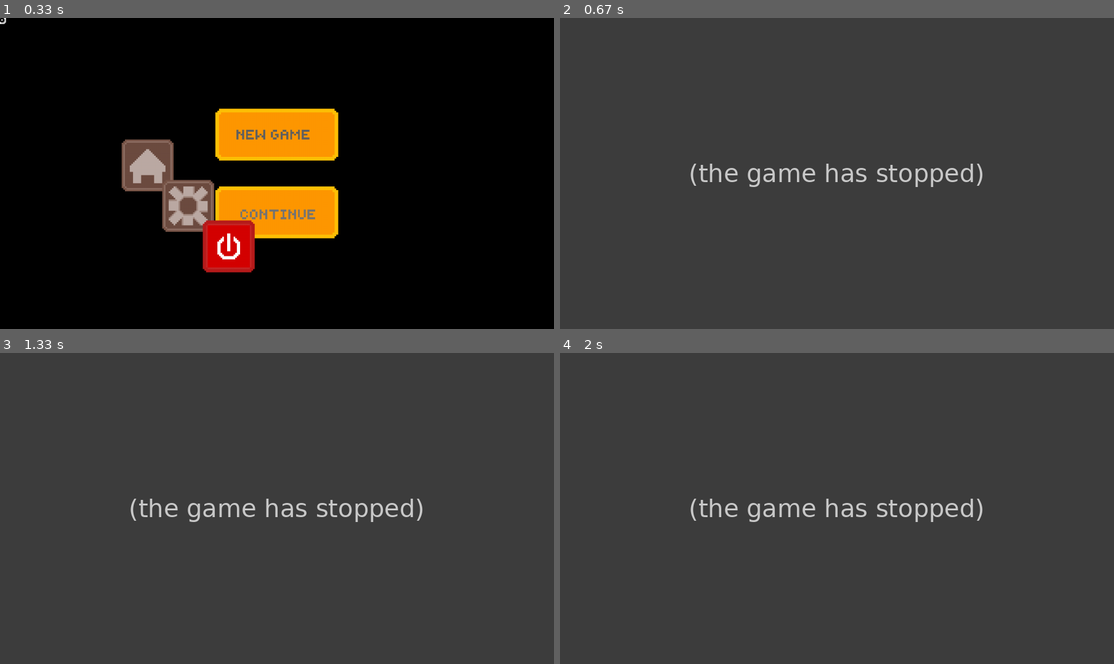
Above: before the commit, frames 1-4 (two rows, left to right).
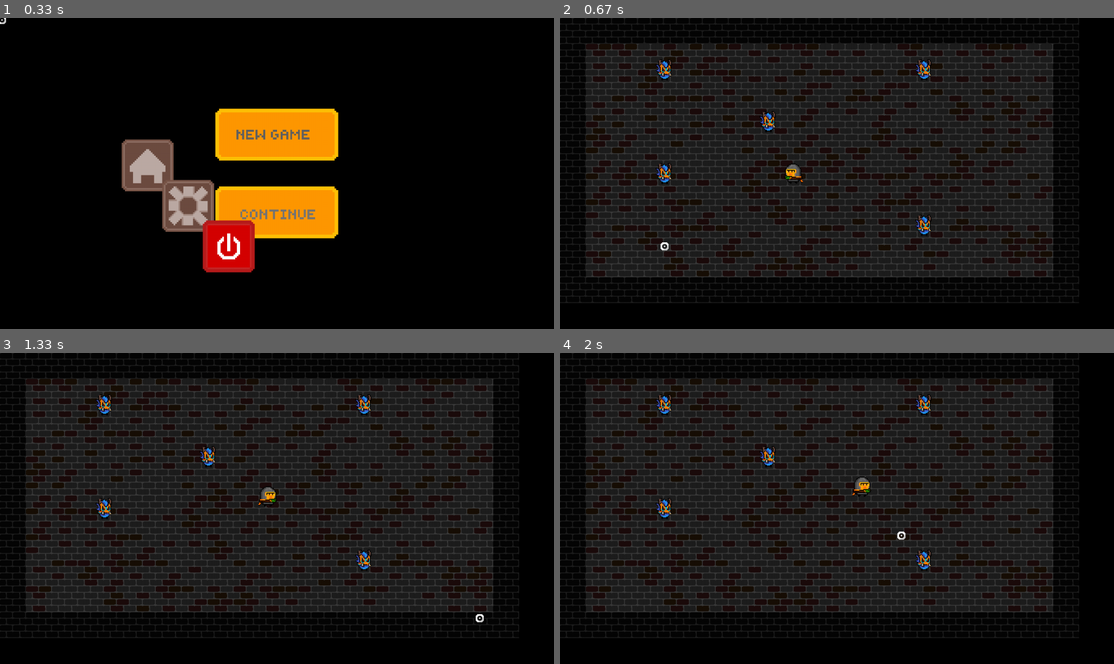
Above: after the commit, the same moments.

Repository: VladislavTuzov/PyGame
Game: pygame game, started from main.py
Same seed, same stepped clock (60 frames per second), same inputs: the game is played once before the commit and once after it.
Inputs (mouse positions are in pixels of both pictures, inside the frame that each line leads up to):
- Up to frame 1 (0.33 s): no input
- Up to frame 2 (0.67 s): press the mouse at (837, 133) at 0.37 s; move the mouse to (748, 189) at 0.47 s; release the mouse at (665, 245) at 0.6 s
- Up to frame 3 (1.33 s): hold Right 0.67-1.13 s; move the mouse to (360, 399) at 0.7 s; hold Up from 1.17 s (still down); move the mouse to (481, 617) at 1.2 s
- Up to frame 4 (2 s): release Up at 1.47 s; hold Right 1.5-1.97 s; move the mouse to (903, 536) at 1.53 s

Frame 1 is identical in both runs. In frame 2, 85% of the frame differs, in the area x 0-100%, y 0-100%; in frame 3, 85%; in frame 4, 85%.
Error before the commit: NameError: name 'Room' is not defined (gameplay.py line 13); the game stopped at 0.37 s (later frames are placeholders)

Commit message:
second fix of strange git commit

Diff:
--- a/gameplay.py
+++ b/gameplay.py
@@ -10,7 +10,6 @@
     clock = pygame.time.Clock()
 
     room = Level(location).current_room
-    room = Room(get_random_pattern(), location)
     hero.rect.center = room.hero_position
 
     enemies = helpers.RectGroup()
